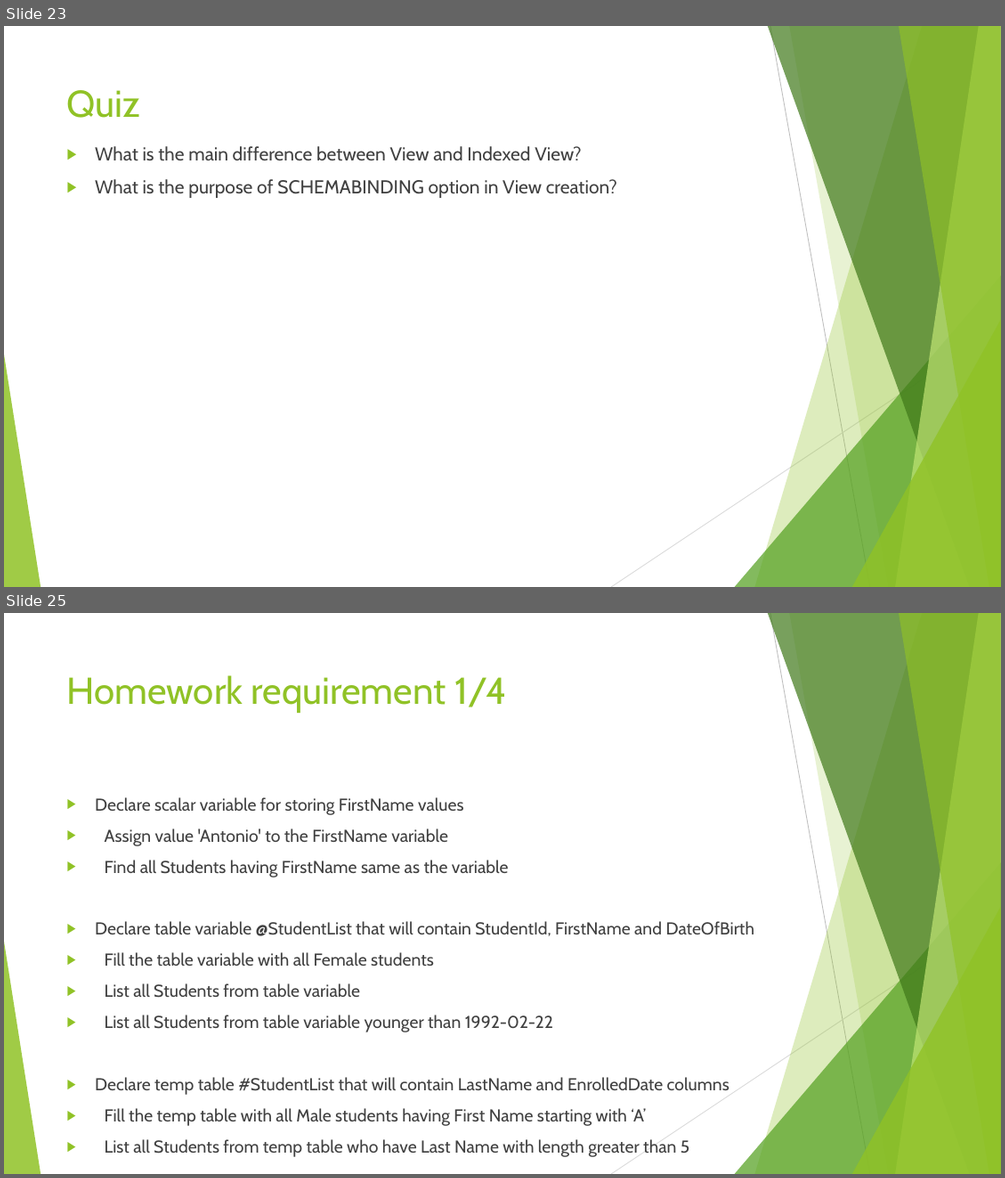
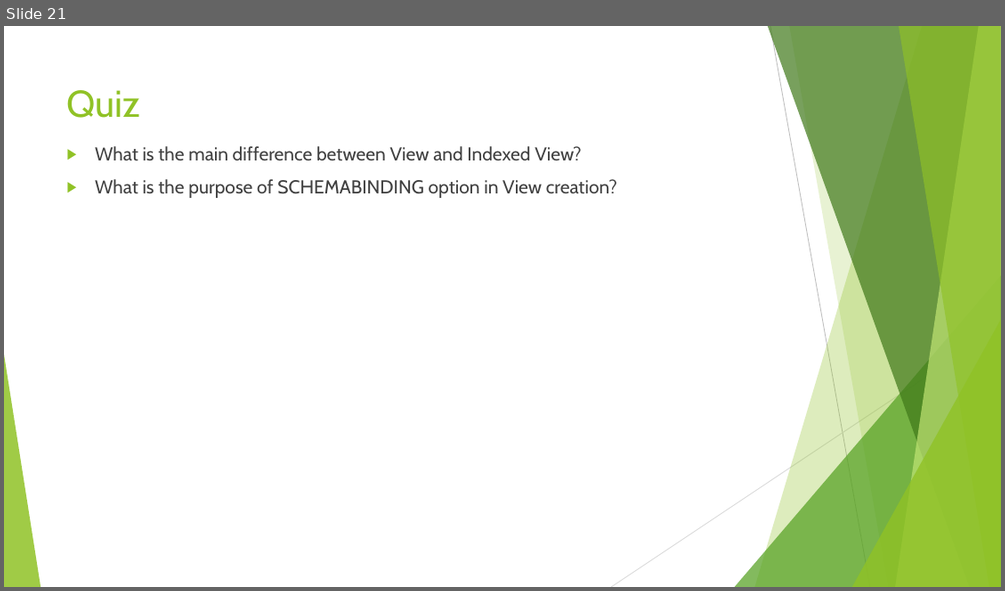
Before and after one commit to sedc-codecademy/sedc7-07-databasedevdesign, a slide deck: g1/Class 3/Presentation/Database Development and Design - Session 3.pptx. Shown one above the other, each under a label of ours: slides 23 and 25 before the commit, slide 21 after it; the slides between them are not shown. The pictures are 1005x1178 and 1005x591 pixels, drawn with LibreOffice and Linux fonts; fonts in the diff are those of the drawing. Boxes give left, top, right and bottom in pixels: in the first picture for what was removed or moved away, otherwise in the second. Text is boxed around its words. In the diff, an @@ line names an element or a change of style, - is before the commit and + after.

```diff
--- a/g1/Class 3/Presentation/Database Development and Design - Session 3.pptx
+++ b/g1/Class 3/Presentation/Database Development and Design - Session 3.pptx
@@ slide 25 removed at (x1=4, y1=613, x2=1001, y2=1174), background #FFFFFF; not listed: 10 template elements that a slide beside it also shows @@
@@ title removed at (x1=67, y1=675, x2=507, y2=713) @@
-Homework requirement 1/4
@@ text removed at (x1=95, y1=797, x2=755, y2=1157) @@
-▶ Declare scalar variable for storing FirstName values
-▶ Assign value 'Antonio' to the FirstName variable
-▶ Find all Students having FirstName same as the variable
-▶ Declare table variable @StudentList that will contain StudentId, FirstName and DateOfBirth
-▶ Fill the table variable with all Female students
-▶ List all Students from table variable
-▶ List all Students from table variable younger than 1992-02-22
-▶ Declare temp table #StudentList that will contain LastName and EnrolledDate columns
-▶ Fill the temp table with all Male students having First Name starting with ‘A’
-▶ List all Students from temp table who have Last Name with length greater than 5
@@ what was slide 23 is now slide 21 @@
```
Also in this commit, not shown: 6 other slides removed, 5 other files.
